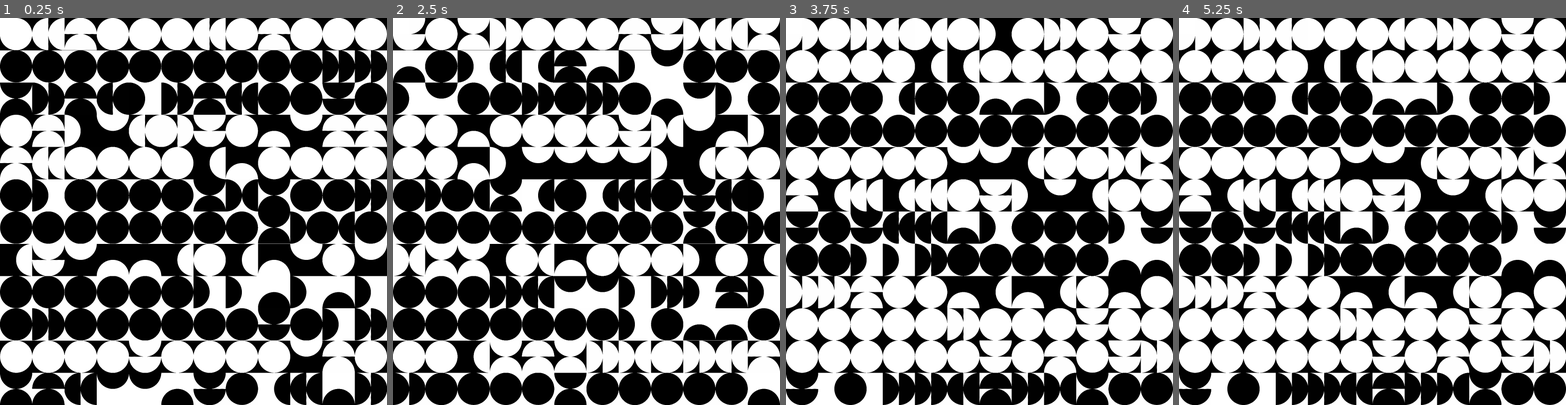
Above: before the commit, frames 1-4 (left to right).
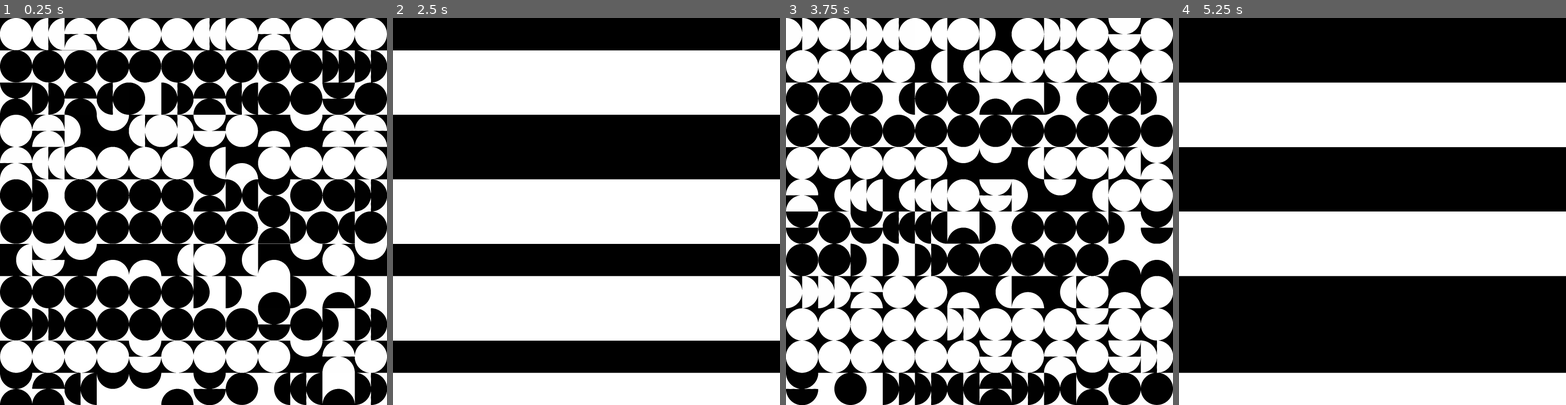
Above: after the commit, the same moments.

Repository: rio-raimundo/Sykora-painting-recreation
Game: Godot game, scene res://scenes/main.tscn
The game is run twice, just before and just after one commit, with the same random seed, the same clock (stepped at 60 frames per second) and the same inputs.
Inputs (mouse positions are in pixels of both pictures, inside the frame that each line leads up to):
- Up to frame 1 (0.25 s): no input
- Up to frame 2 (2.5 s): tap Enter at 0.5, 2 s; move the mouse to (408, 33) at 0.52 s; tap H at 0.6, 1.35, 2.3 s; click (408, 33) at 0.67 s; tap Space at 1.25 s; move the mouse to (439, 33) at 1.27 s; hold S 1.28-2.03 s; click (439, 33) at 1.42 s; move the mouse to (474, 33) at 2.02 s; tap P at 2.1 s; click (474, 33) at 2.17 s
- Up to frame 3 (3.75 s): tap Space at 2.75 s; move the mouse to (898, 33) at 2.77 s; tap R at 2.85 s; click (898, 33) at 2.92 s; tap H at 3.05 s; tap Enter at 3.5 s; move the mouse to (933, 33) at 3.52 s; hold S from 3.53 s (still down); tap C at 3.6 s; click (933, 33) at 3.67 s
- Up to frame 4 (5.25 s): keep holding S; tap H at 3.8, 4.35, 5.1 s; tap Space at 4.25 s; move the mouse to (1357, 33) at 4.27 s; click (1357, 33) at 4.42 s; move the mouse to (1387, 33) at 5.02 s; click (1387, 33) at 5.17 s

The runs differ from the first frame. In frame 1, less than 0.1% of the frame differs, in the area x 0-4%, y 0-4%; in frame 2, 69%; in frame 3, less than 0.1%; in frame 4, 73%, in the area x 0-100%, y 0-100%.

Commit message:
Can now hide the shapes again

Diff:
--- a/scripts/grid.gd
+++ b/scripts/grid.gd
@@ -91,7 +91,12 @@
 func _generate_grid_squares(
 	gen_color: bool = true,
 	gen_initial_patterns: bool = true,
+	shapes_visible: bool = true,
 ):
+	for row in range(N_DRAWN_CELLS):
+		for col in range(N_DRAWN_CELLS):
+			grid_squares[row][col].shape_visible = shapes_visible
+
 	if gen_color:
 		for row in range(N_DRAWN_CELLS):
 			var is_white = randf() < P_IS_WHITE
@@ -140,17 +145,6 @@
 func _draw():
 	_update_viewport()
 
-	# Draw all grid squares and patterns to the screen
-	for row in range(N_DRAWN_CELLS):
-		for col in range(N_DRAWN_CELLS):
-			var g = grid_squares[row][col]
-
-			# Define grid square attributes and draw it
-			draw_colored_polygon(
-				g.points,  # already in world coordinates
-				h.to_color(g.is_white)
-			)
-
 # Handle inputs
 # TODO SHIFT THROUGH PATTERNS ON LEFT CLICK, ROTATE ON RIGHT CLICK, LOCK ON MIDDLE?
 func _input(event):
@@ -178,6 +172,7 @@
 		# If H, toggle hide/show circles
 		if event.keycode == KEY_H and event.is_pressed() and not event.is_echo():
 			show_shapes = !show_shapes
+			_generate_grid_squares(false, false, show_shapes)
 
 		# Redraw no matter what
 		queue_redraw()
--- a/scripts/grid_square.gd
+++ b/scripts/grid_square.gd
@@ -32,6 +32,10 @@
 		is_white = val
 		if rect: rect.color = Color(is_white, is_white, is_white)
 		if sprite: sprite.modulate = Color(!is_white, !is_white, !is_white)
+var shape_visible: bool = true:
+	set(val):
+		shape_visible = val
+		if sprite: sprite.visible = val
 
 func setup(
 	# Identifiers
